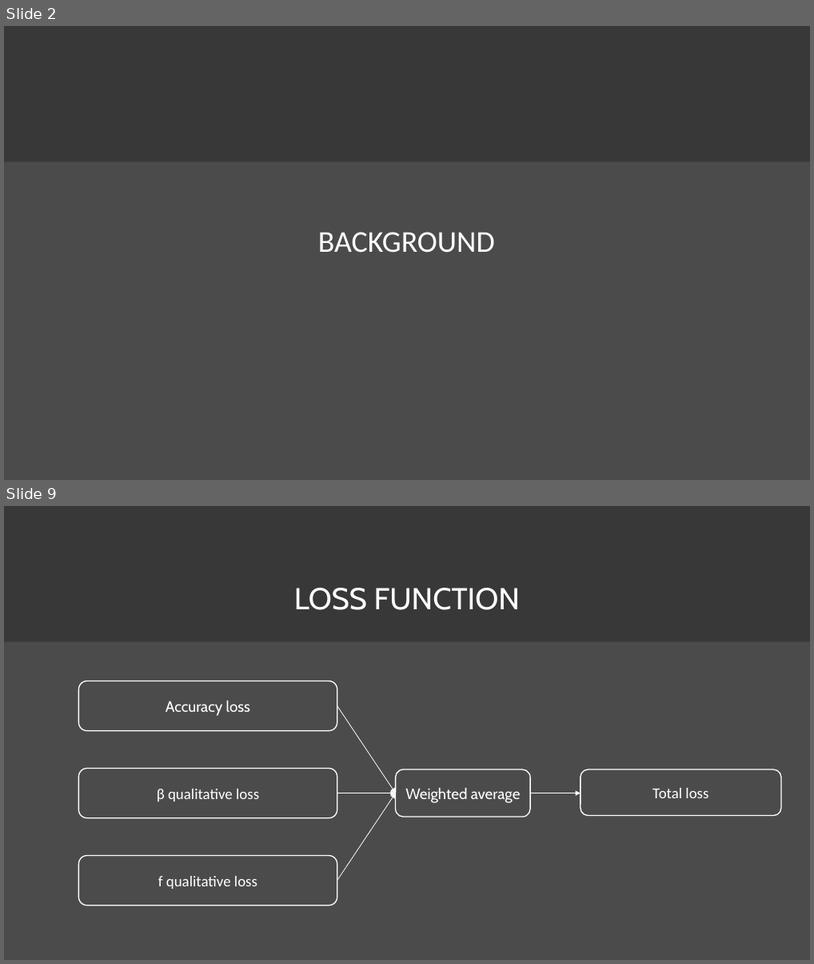
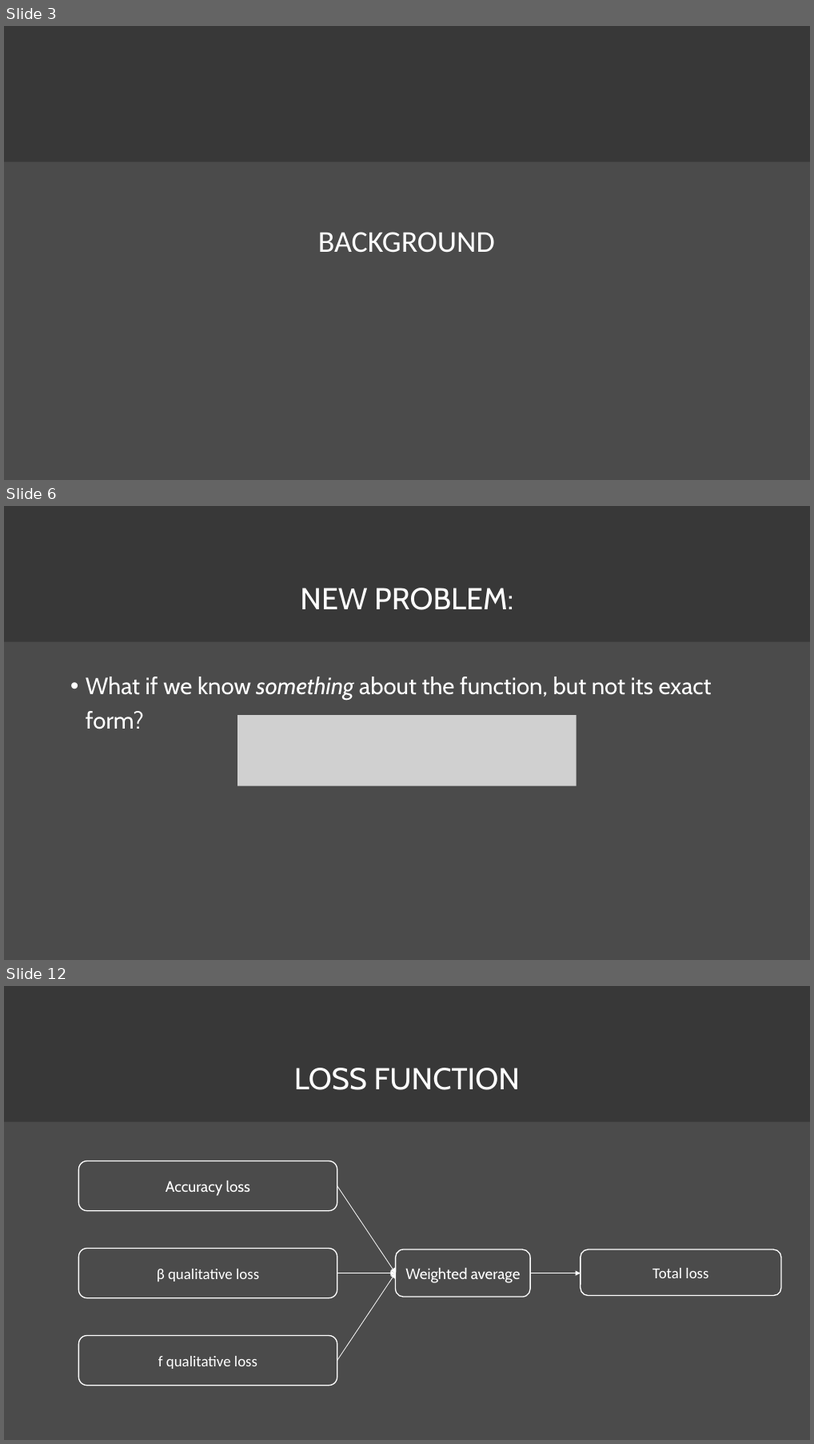
Before and after one commit to bkuwahara/predicting-2ndwaves-udes, a slide deck: papers/seminar.pptx. Shown one above the other, each under a label of ours: slides 2 and 9 before the commit, slides 3, 6 and 12 after it; the slides between them are not shown. The pictures are 814x964 and 814x1444 pixels, drawn with LibreOffice and Linux fonts; fonts in the diff are those of the drawing; grey boxes stand for pictures; background and template pictures are left out. Boxes give left, top, right and bottom in pixels: in the first picture for what was removed or moved away, otherwise in the second. Text is boxed around its words. In the diff, an @@ line names an element or a change of style, - is before the commit and + after.

```diff
--- a/papers/seminar.pptx
+++ b/papers/seminar.pptx
@@ slide 6 added at box(4, 506, 810, 960), background picture (left out) @@
@@ rectangle added at box(4, 506, 810, 642), fill #383838 @@
@@ title added at box(300, 588, 514, 610), 36 pt, text #FFFFFF @@
+NEW PROBLEM:
@@ text added at box(86, 676, 712, 700), 28 pt, text #FFFFFF @@
+• What if we know something about the function, but not its exact form?
@@ picture added at box(238, 715, 577, 785) @@
@@ what was slide 2 is now slide 3 @@
@@ what was slide 9 is now slide 12 @@
```
Also in this commit, not shown: 11 slides changed, 7 other slides added, 1 slide removed, 5 other files.
